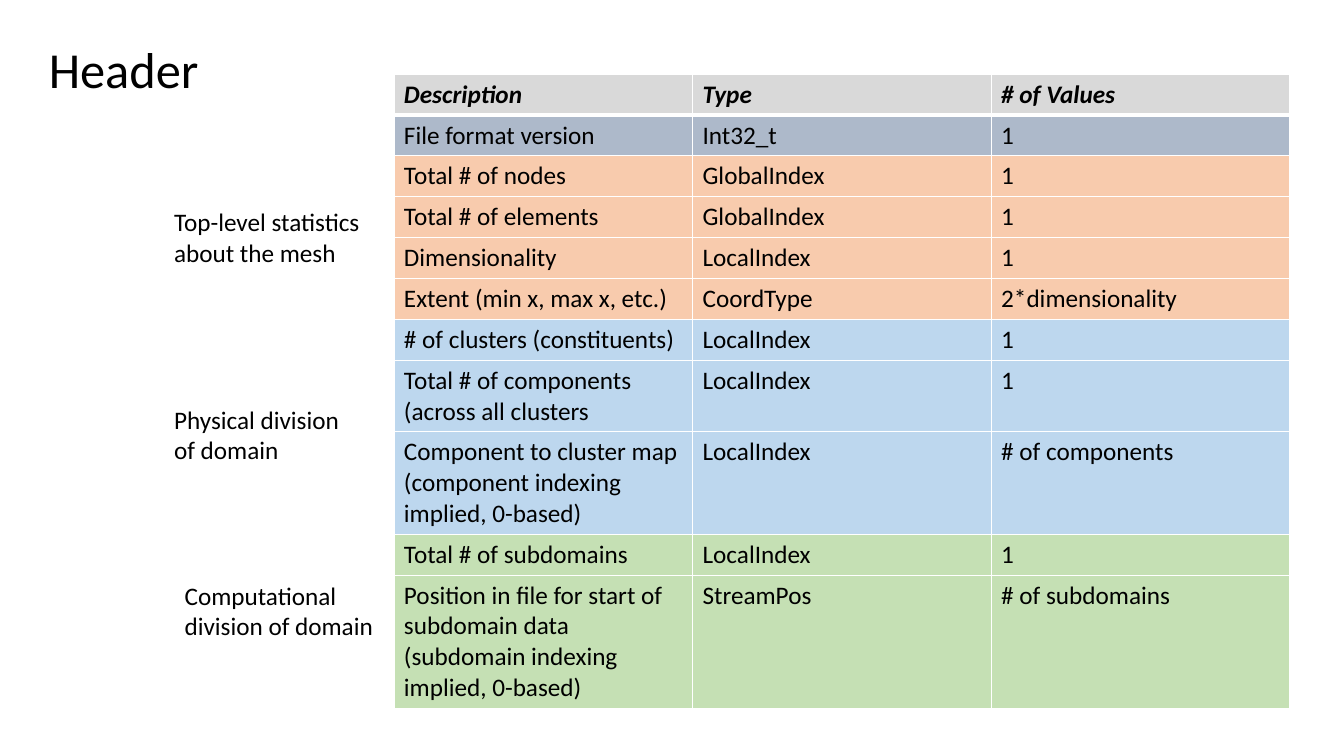
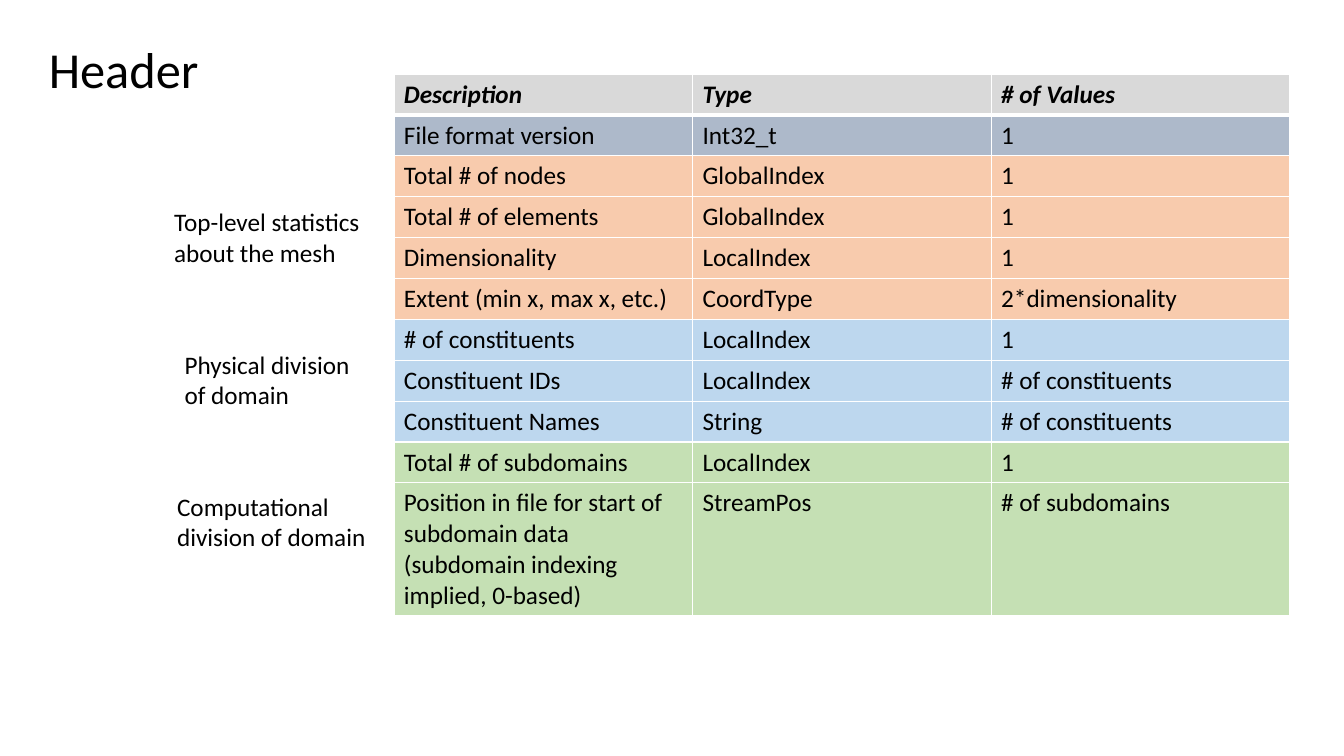
Before and after one commit to afrl/sheff-fea-io, a slide deck: slide 12 of docs/FormatSpecification.pptx (slide 11 before the commit). Drawn at 1344x756 pixels with LibreOffice and Linux fonts; fonts in the diff are those of the drawing. Boxes give left, top, right and bottom in pixels: in the first picture for what was removed or moved away, otherwise in the second. Text is boxed around its words. In the diff, an @@ line names an element or a change of style, - is before the commit and + after.

Commit message:
Changed jargon to constituents, almost finished MeshWriter.

```diff
--- a/docs/FormatSpecification.pptx
+++ b/docs/FormatSpecification.pptx
@@ table at box(394, 74, 1290, 614) @@
-row 7, column 1: # of clusters (constituents)
+row 7, column 1: # of constituents
-row 8, column 1: Total # of components (across all clusters
+row 8, column 1: Constituent IDs
-row 8, column 3: 1
+row 8, column 3: # of constituents
-row 9: Component to cluster map (component indexing implied, 0-based) | LocalIndex | # of components
+row 9: Constituent Names | String | # of constituents
@@ text "Physical division of domain": place and size @@
-text "Physical division of domain" at box(174, 411, 339, 459)
+text "Physical division of domain" at box(185, 356, 349, 404)
@@ text "Computational division of domain": place and size @@
-text "Computational division of domain" at box(185, 587, 373, 636)
+text "Computational division of domain" at box(177, 498, 366, 547)
```
Also in this commit, not shown: 3 other slides changed, 1 slide added, 7 other files.
